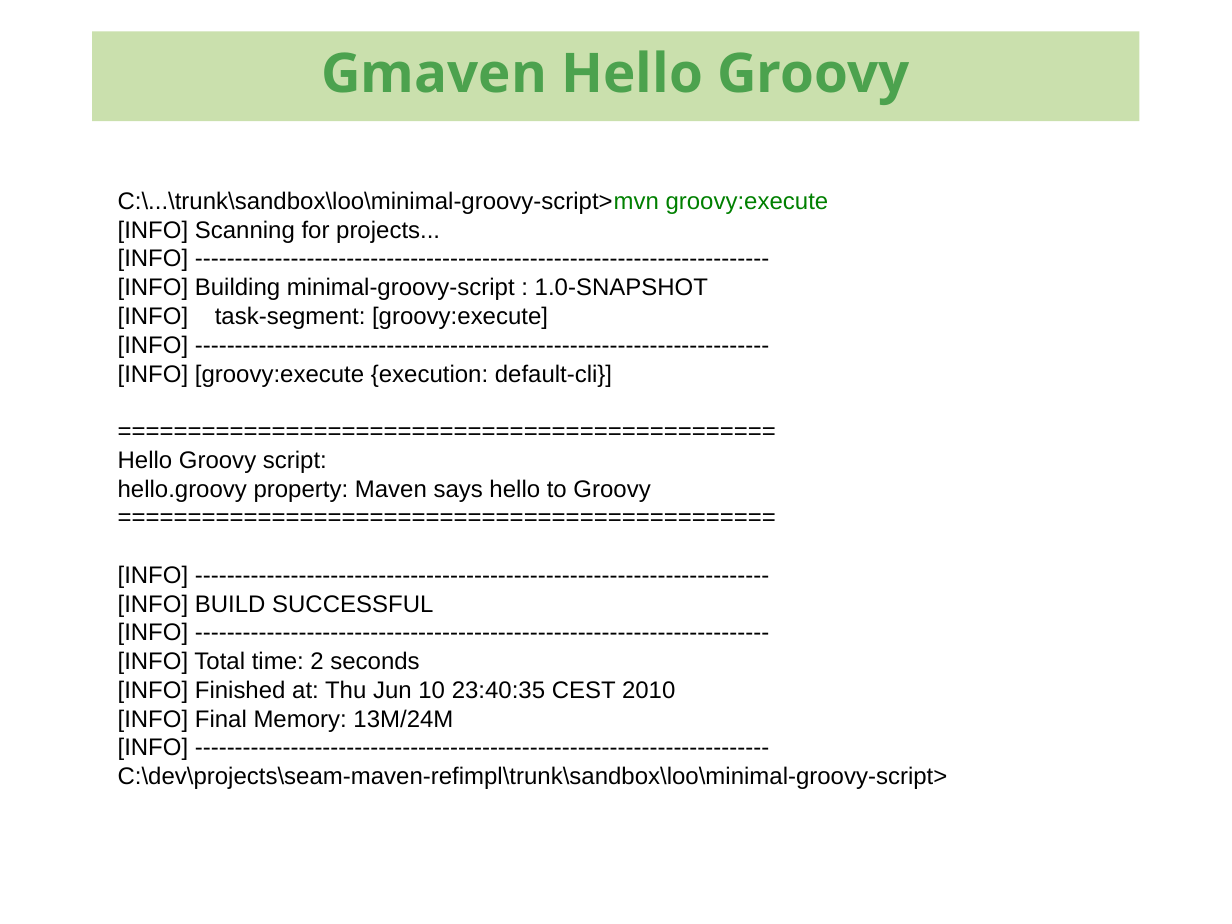
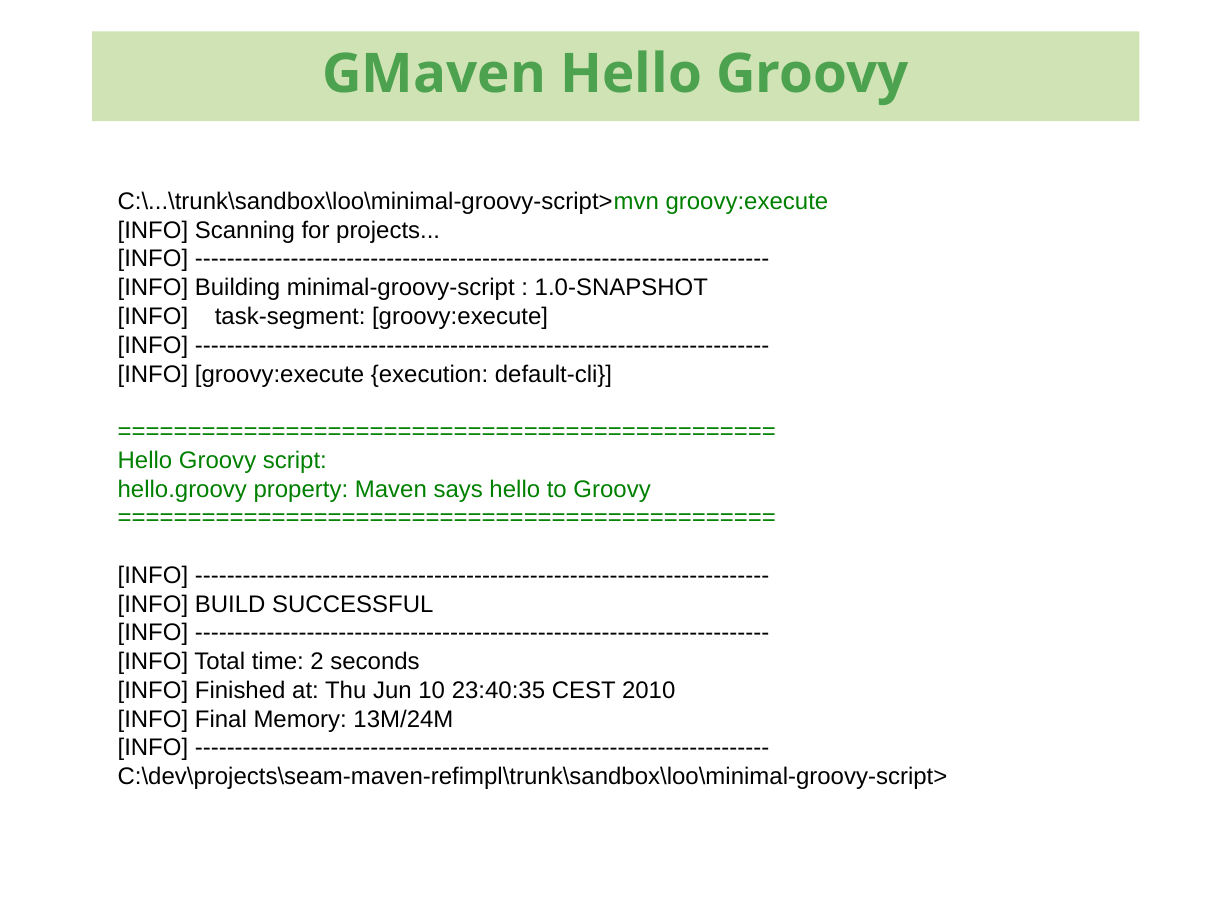
Before and after one commit to kenglxn/seam-maven-refimpl, a slide deck: slide 15 of sandbox/loo/gmaven-lynforedrag/gmaven-lynforedrag.odp (slide 14 before the commit). Drawn at 1232x924 pixels with LibreOffice and Linux fonts; fonts in the diff are those of the drawing; background and template pictures are left out. Boxes give left, top, right and bottom in pixels: in the first picture for what was removed or moved away, otherwise in the second. Text is boxed around its words. In the diff, an @@ line names an element or a change of style, - is before the commit and + after.

Commit message:
Updated GMaven lightning talk

```diff
--- a/sandbox/loo/gmaven-lynforedrag/gmaven-lynforedrag.odp
+++ b/sandbox/loo/gmaven-lynforedrag/gmaven-lynforedrag.odp
@@ rectangle "GMaven Hello Groovy" at [92,31,1140,121]: fill #CAE0AD to #CAE0AD at 90% opacity @@
@@ text in rectangle at [322,50,909,105]: text changed @@
-Gmaven Hello Groovy
+GMaven Hello Groovy
@@ text at [118,450,650,502]: text colour #000000 to #008000 in "===============================================", "Hello Groovy script:", "hello.groovy property: Maven says hello to Groovy", "===============================================" @@
```
Also in this commit, not shown: 27 other slides changed, 2 slides added, 5 other files.
